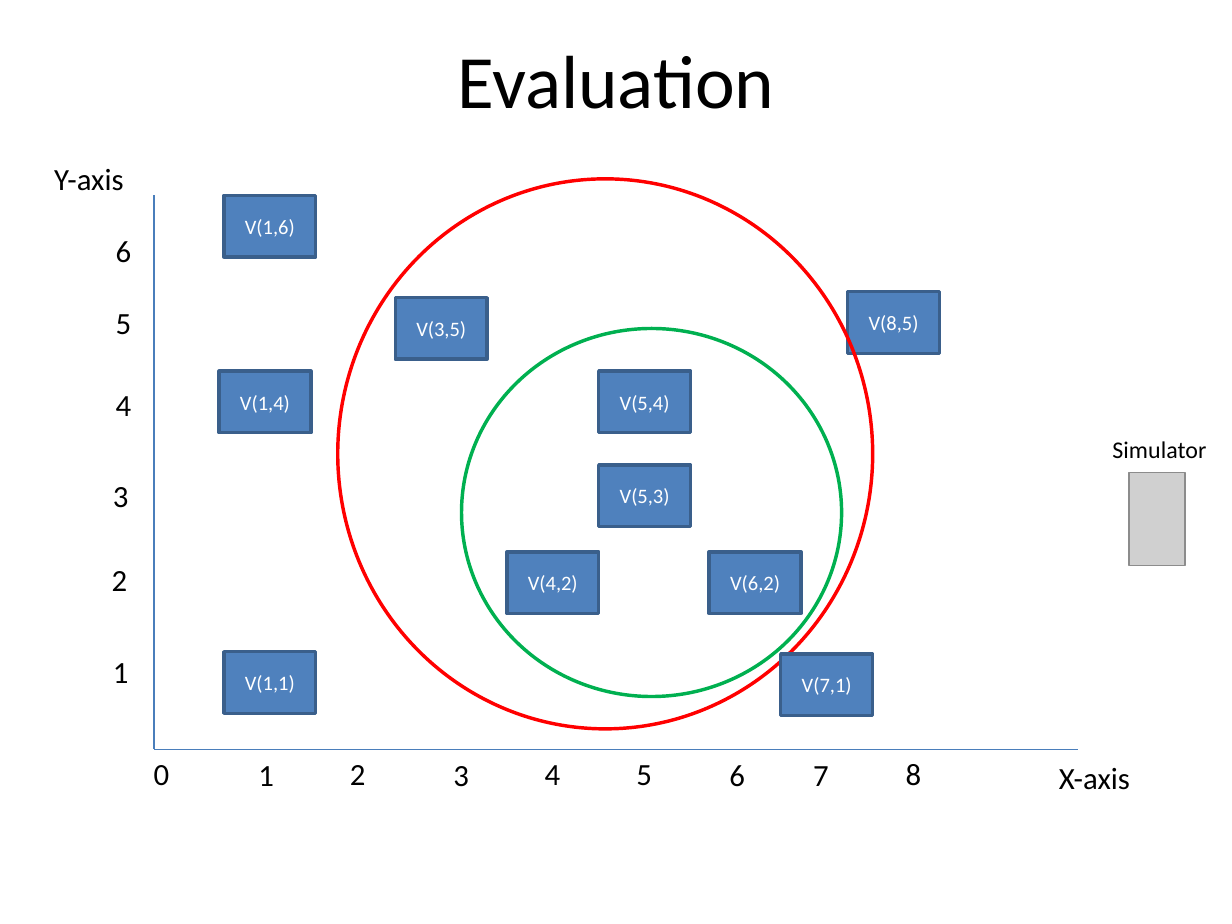
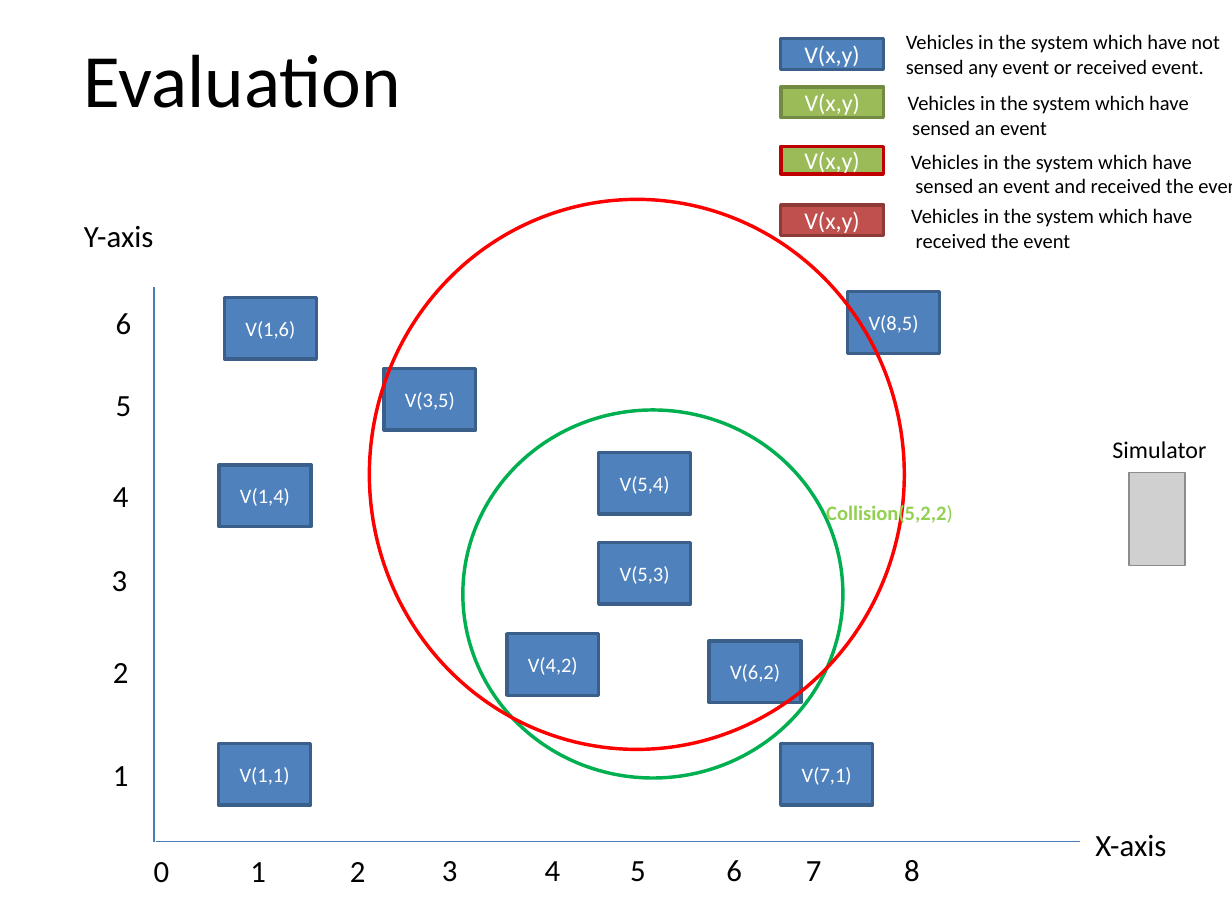
Before and after one commit to TejaKommineni/Mercury, a slide deck: slide 5 of presentation/ProjectPresentation.pptx (slide 4 before the commit). Drawn at 1232x924 pixels with LibreOffice and Linux fonts; fonts in the diff are those of the drawing; grey boxes stand for pictures. Boxes give left, top, right and bottom in pixels: in the first picture for what was removed or moved away, otherwise in the second. Text is boxed around its words. In the diff, an @@ line names an element or a change of style, - is before the commit and + after.

```diff
--- a/presentation/ProjectPresentation.pptx
+++ b/presentation/ProjectPresentation.pptx
@@ title "Evaluation": place and size @@
-title "Evaluation" at [457, 55, 774, 109]
+title "Evaluation" at [83, 54, 400, 108]
@@ rectangle added at [781, 38, 883, 69], fill #4F81BD, outline #3A5F8C 2 pt, 14 pt, text #FFFFFF @@
+V(x,y)
@@ text added at [906, 34, 1219, 78], 12 pt, text #000000 @@
+Vehicles in the system which have not sensed any event or received event.
@@ rectangle added at [781, 86, 883, 117], fill #9BBB59, outline #738A42 2 pt, 14 pt, text #FFFFFF @@
+V(x,y)
@@ text added at [908, 95, 1189, 135], 12 pt, text #000000 @@
+Vehicles in the system which have
+sensed an event
@@ rectangle added at [781, 147, 883, 174], fill #9BBB59, outline #C00000 2 pt, 14 pt, text #FFFFFF @@
+V(x,y)
@@ text added at [911, 154, 1194, 193], 12 pt, text #000000 @@
+Vehicles in the system which have
+sensed an event and received the event
@@ ellipse: place and size @@
-ellipse at [338, 179, 872, 728]
+ellipse at [370, 200, 904, 749]
@@ rectangle added at [781, 205, 883, 235], fill #C0504D, outline #8E3B39 2 pt, 14 pt, text #FFFFFF @@
+V(x,y)
@@ text added at [911, 208, 1193, 248], 12 pt, text #000000 @@
+Vehicles in the system which have
+received the event
@@ text "Y-axis": place and size @@
-text "Y-axis" at [54, 169, 124, 191]
+text "Y-axis" at [84, 226, 154, 248]
@@ text "6": place and size @@
-text "6" at [116, 241, 132, 263]
+text "6" at [116, 313, 132, 335]
@@ rectangle "V(1,6)": place and size @@
-rectangle "V(1,6)" at [224, 196, 317, 257]
+rectangle "V(1,6)" at [224, 298, 317, 360]
@@ text "5": place and size @@
-text "5" at [116, 314, 132, 335]
+text "5" at [116, 396, 132, 417]
@@ rectangle "V(3,5)": place and size @@
-rectangle "V(3,5)" at [395, 298, 488, 360]
+rectangle "V(3,5)" at [384, 368, 477, 430]
@@ 3 rectangles, 1 ellipse: place and size @@
-3 rectangles, 1 ellipse at [462, 329, 843, 697]
+3 rectangles, 1 ellipse at [463, 410, 844, 779]
@@ 2 rectangles, 2 lines, 1 text: place and size @@
-2 rectangles, 2 lines, 1 text at [116, 195, 1078, 749]
+2 rectangles, 2 lines, 1 text at [113, 287, 1079, 841]
@@ text added at [826, 503, 953, 526], 12 pt, text #92D050, bold @@
+Collision(5,2,2)
@@ text "3": place and size @@
-text "3" at [113, 487, 129, 508]
+text "3" at [112, 571, 128, 592]
@@ 6 texts, 1 rectangle: place and size @@
-6 texts, 1 rectangle at [112, 371, 922, 787]
+6 texts, 1 rectangle at [113, 464, 920, 883]
@@ text "1": place and size @@
-text "1" at [113, 663, 129, 683]
+text "1" at [113, 766, 129, 786]
@@ rectangle "V(1,1)": place and size @@
-rectangle "V(1,1)" at [224, 652, 317, 713]
+rectangle "V(1,1)" at [218, 744, 310, 806]
@@ text "X-axis": place and size @@
-text "X-axis" at [1059, 768, 1130, 790]
+text "X-axis" at [1095, 835, 1166, 857]
@@ 3 texts: place and size @@
-3 texts at [258, 766, 829, 787]
+3 texts at [250, 861, 822, 882]
@@ text "5": place and size @@
-text "5" at [636, 765, 652, 786]
+text "5" at [630, 861, 646, 882]
```
Also in this commit, not shown: 2 other slides changed, 2 slides added, 1 slide removed.
